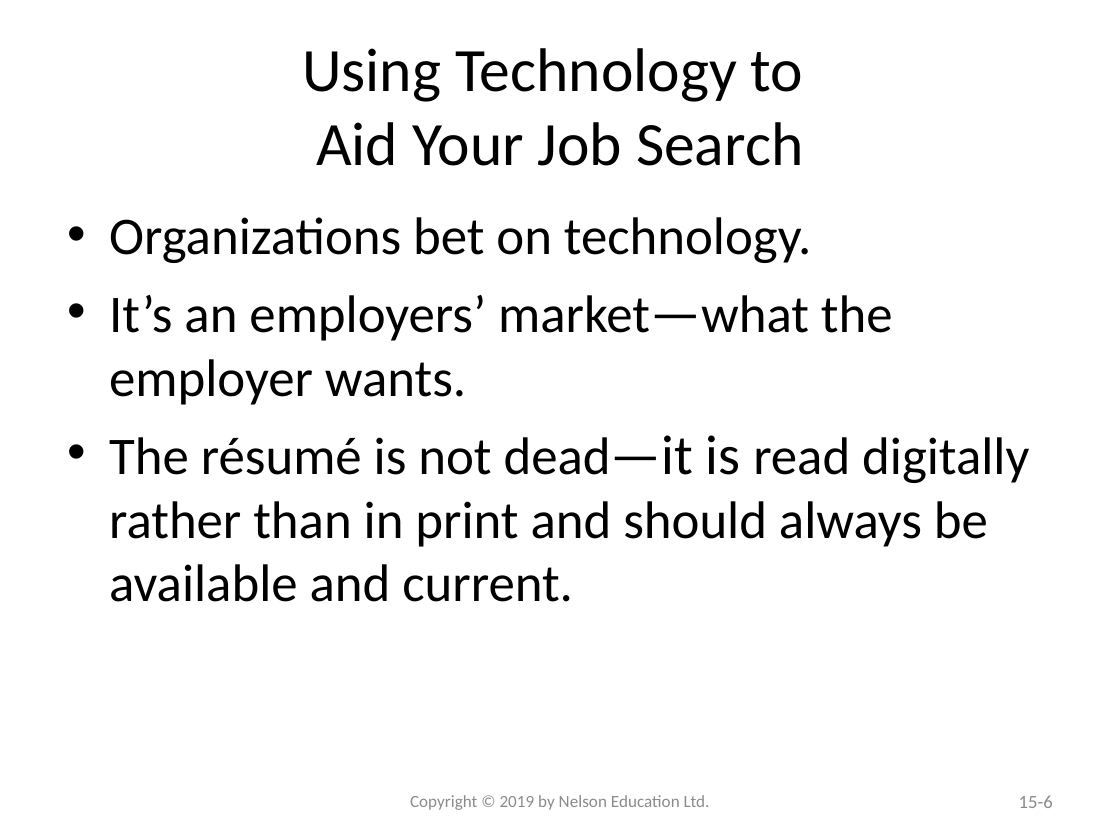
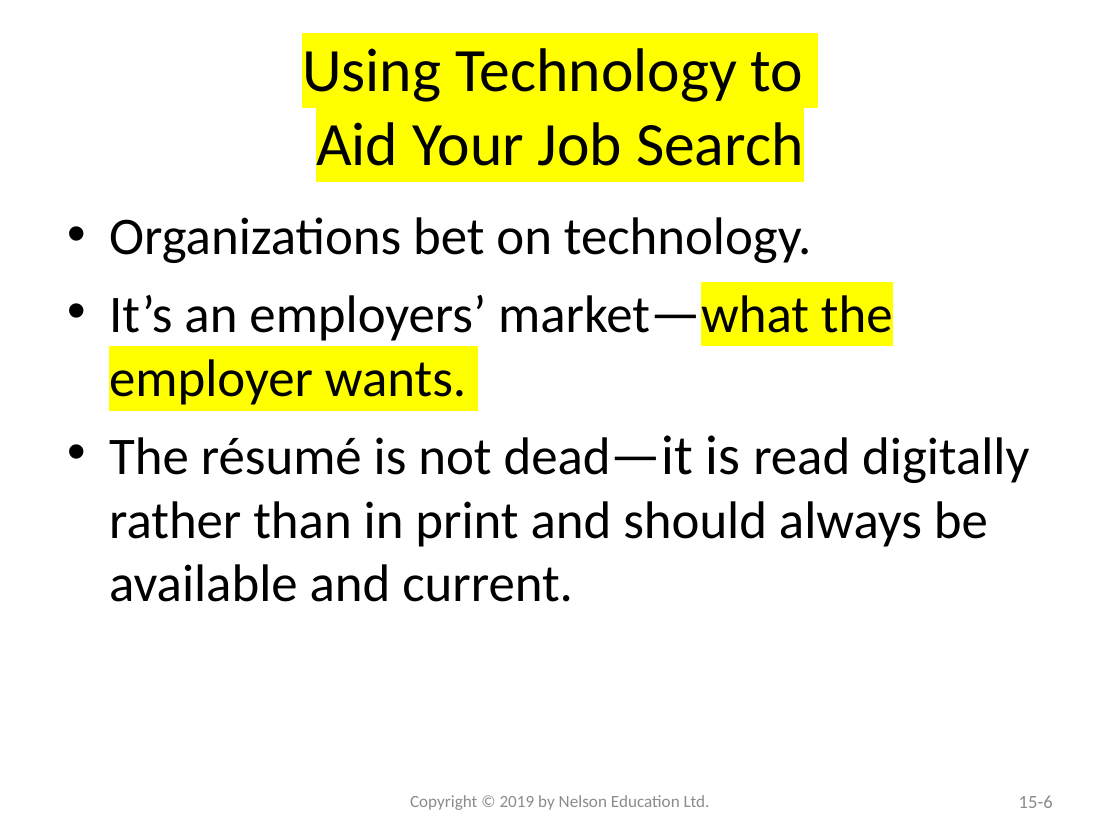
Before and after one commit to Kunjesh9867/WorkEnvironment, a slide deck: slide 6 of Week789 [Chapter 15].pptx. Drawn at 1120x840 pixels with LibreOffice and Linux fonts; fonts in the diff are those of the drawing. Boxes give left, top, right and bottom in pixels: in the first picture for what was removed or moved away, otherwise in the second. Text is boxed around its words. In the diff, an @@ line names an element or a change of style, - is before the commit and + after.

```diff
--- a/Week789 [Chapter 15].pptx
+++ b/Week789 [Chapter 15].pptx
@@ title "Using Technology to Aid Your ..." at [302, 48, 804, 166]: highlight none to #FFFF00 @@
@@ text at [109, 295, 893, 405]: highlight none to #FFFF00 in "market—what the employer wants." @@
```
Also in this commit, not shown: 25 other slides changed.
